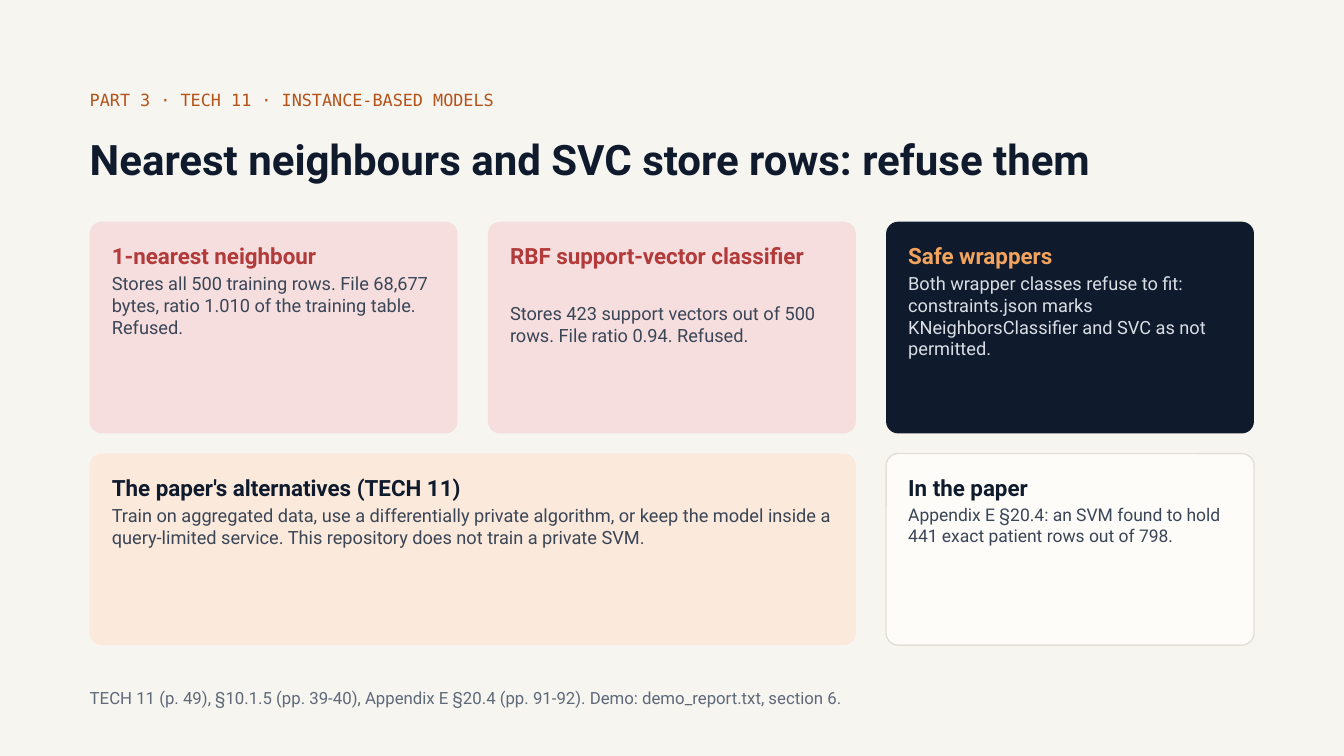
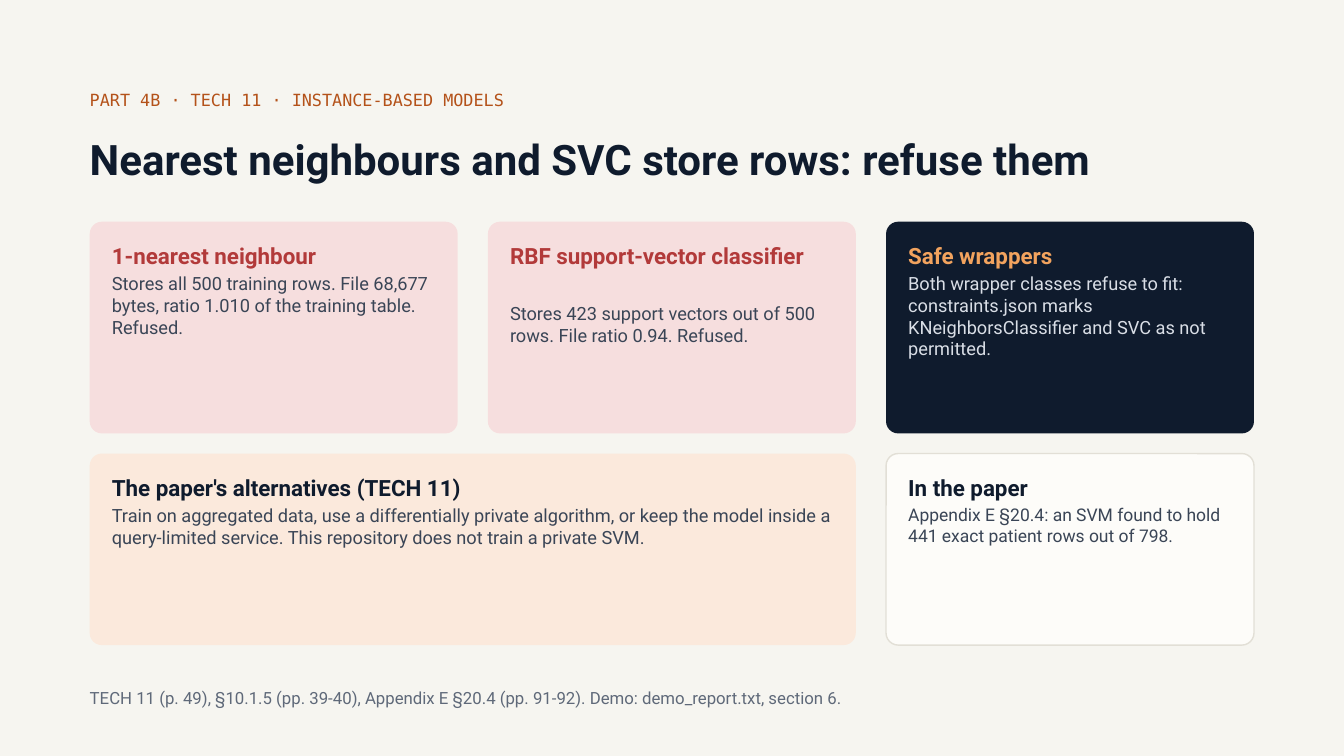
Before and after one commit to olonok69/graimatter_ML, a slide deck: slide 42 of docs/Adversarial_ML.pptx (slide 30 before the commit). Drawn at 1344x756 pixels with LibreOffice and Linux fonts; fonts in the diff are those of the drawing. Boxes give left, top, right and bottom in pixels: in the first picture for what was removed or moved away, otherwise in the second. Text is boxed around its words. In the diff, an @@ line names an element or a change of style, - is before the commit and + after.

Commit message:
Reorganise deck and guides for the video series
The deck grows to 53 slides with new slides for the NIST classes (part 4a
and 4b). The technical guide and presenter guide follow the four parts of
the series; Appendix B moves into Part 4 (sections 12-22) and a new
Appendix A maps guide, slides, videos and demos. Section references in the
README and the demo guides follow the new numbering.

```diff
--- a/docs/Adversarial_ML.pptx
+++ b/docs/Adversarial_ML.pptx
@@ text at bbox=[90, 93, 504, 107]: text changed @@
-PART 3 · TECH 11 · INSTANCE-BASED MODELS
+PART 4B · TECH 11 · INSTANCE-BASED MODELS
```
Also in this commit, not shown: 15 other slides changed, 12 slides added, 8 other files.
